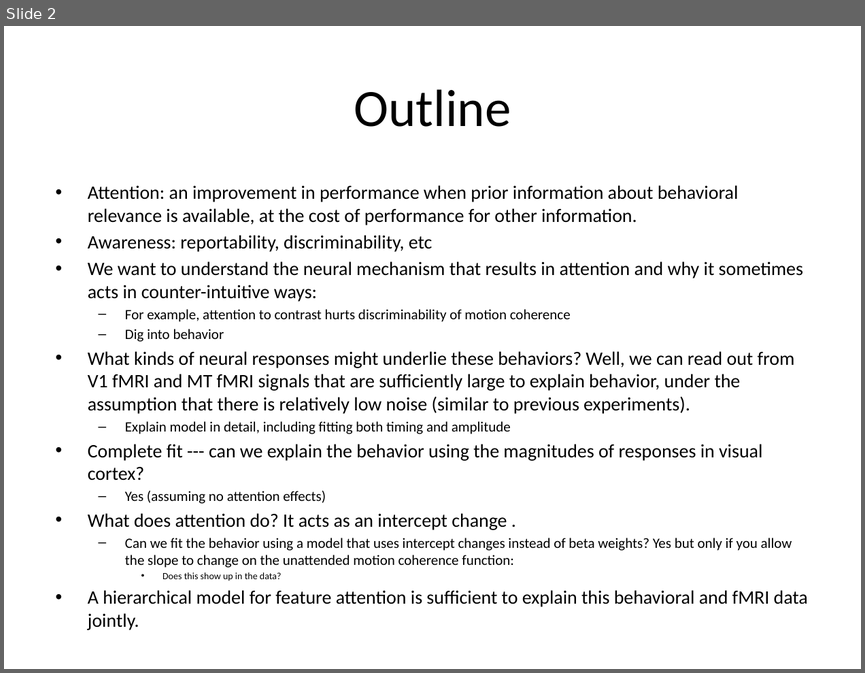
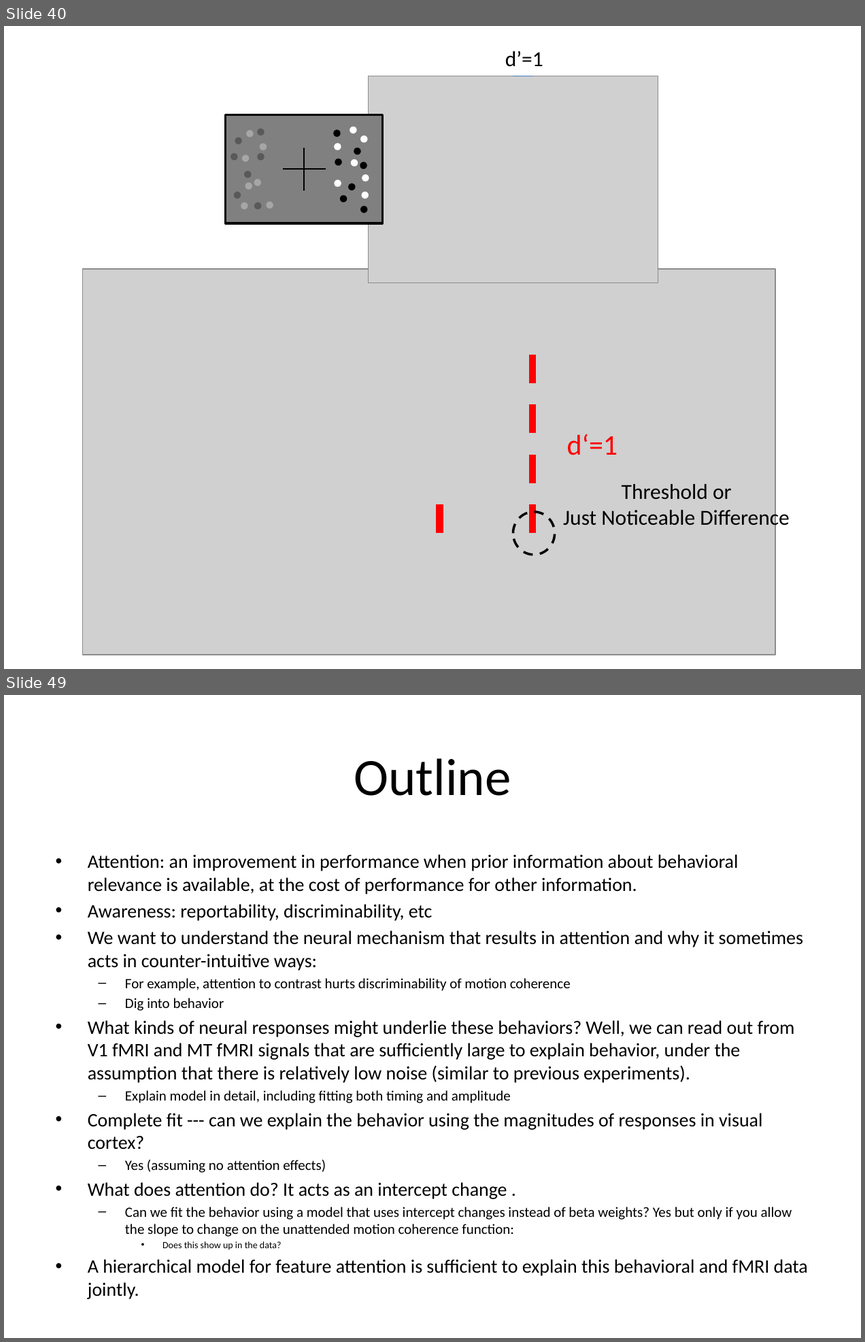
Before and after one commit to dbirman/att_awe, a slide deck: talks/20160823_mad_birman.pptx. Shown one above the other, each under a label of ours: slide 2 before the commit, slides 40 and 49 after it; the slides between them are not shown. The pictures are 865x673 and 865x1342 pixels, drawn with LibreOffice and Linux fonts; fonts in the diff are those of the drawing; grey boxes stand for pictures. Boxes give left, top, right and bottom in pixels: in the first picture for what was removed or moved away, otherwise in the second. Text is boxed around its words. In the diff, an @@ line names an element or a change of style, - is before the commit and + after.

```diff
--- a/talks/20160823_mad_birman.pptx
+++ b/talks/20160823_mad_birman.pptx
@@ slide 40 added at bbox=[4, 26, 861, 669], background #FFFFFF @@
@@ text added at bbox=[505, 51, 543, 67], 18 pt, text #000000 @@
+d’=1
@@ picture added at bbox=[368, 76, 657, 282] @@
@@ line added from (513, 76) to (532, 76), #4B7EBC 0.75 pt @@
@@ group added at bbox=[225, 115, 382, 223]: 28 ellipses, 2 lines, 1 rectangle @@
@@ picture added at bbox=[83, 269, 775, 654] @@
@@ line added from (532, 533) to (532, 354), #FF0000 6 pt dashed @@
@@ text added at bbox=[567, 434, 618, 455], 24 pt, text #FF0000 @@
+d‘=1
@@ line added from (439, 533) to (439, 490), #FF0000 6 pt dashed @@
@@ text added at bbox=[563, 484, 789, 529], 18 pt, text #000000 @@
+Threshold or
+Just Noticeable Difference
@@ ellipse added at bbox=[513, 512, 555, 554], outline #000000 2 pt dashed @@
@@ what was slide 2 is now slide 49 @@
```
Also in this commit, not shown: 47 other slides added, 5 slides removed, 11 other files.
